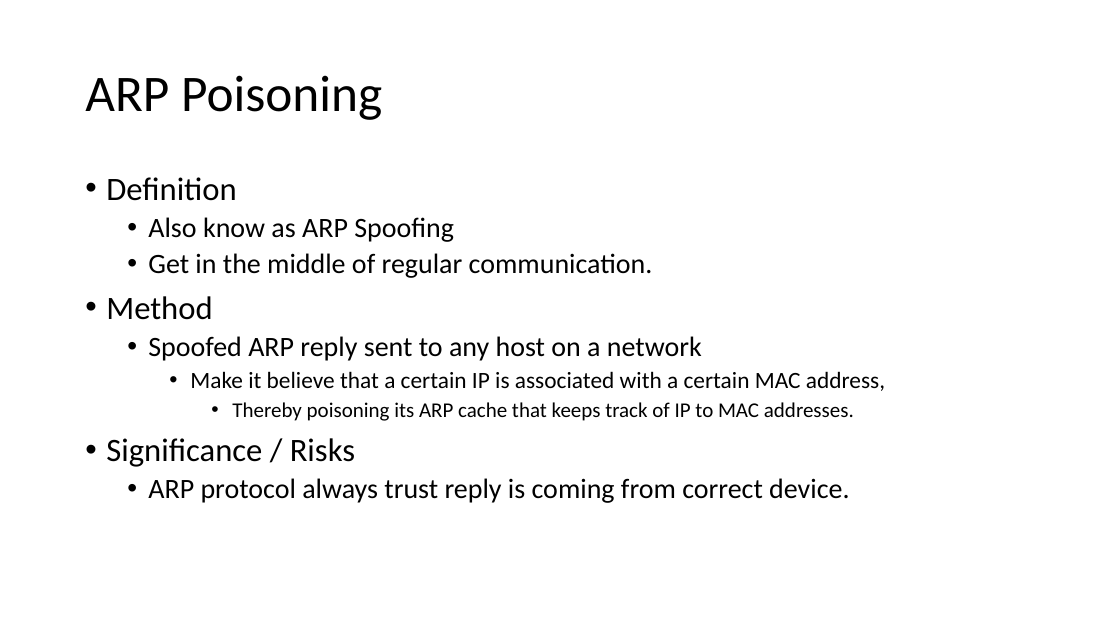
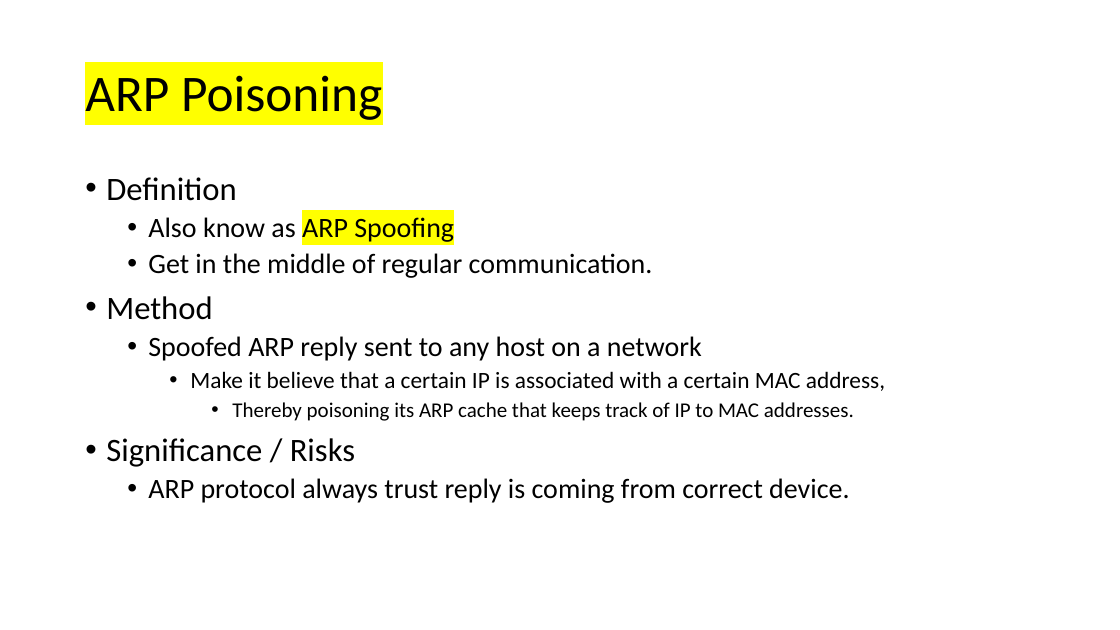
Before and after one commit to truckieutk/comp3134Winter2021, a slide deck: slide 19 of Lecture/wk3.pptx. Drawn at 1120x630 pixels with LibreOffice and Linux fonts; fonts in the diff are those of the drawing. Boxes give left, top, right and bottom in pixels: in the first picture for what was removed or moved away, otherwise in the second. Text is boxed around its words. In the diff, an @@ line names an element or a change of style, - is before the commit and + after.

```diff
--- a/Lecture/wk3.pptx
+++ b/Lecture/wk3.pptx
@@ title "ARP Poisoning" at (x1=85, y1=75, x2=382, y2=120): highlight none to #FFFF00 @@
@@ text at (x1=148, y1=217, x2=454, y2=242): highlight none to #FFFF00 in "ARP Spoofing" @@
```
Also in this commit, not shown: 9 other slides changed, 15 other files.
